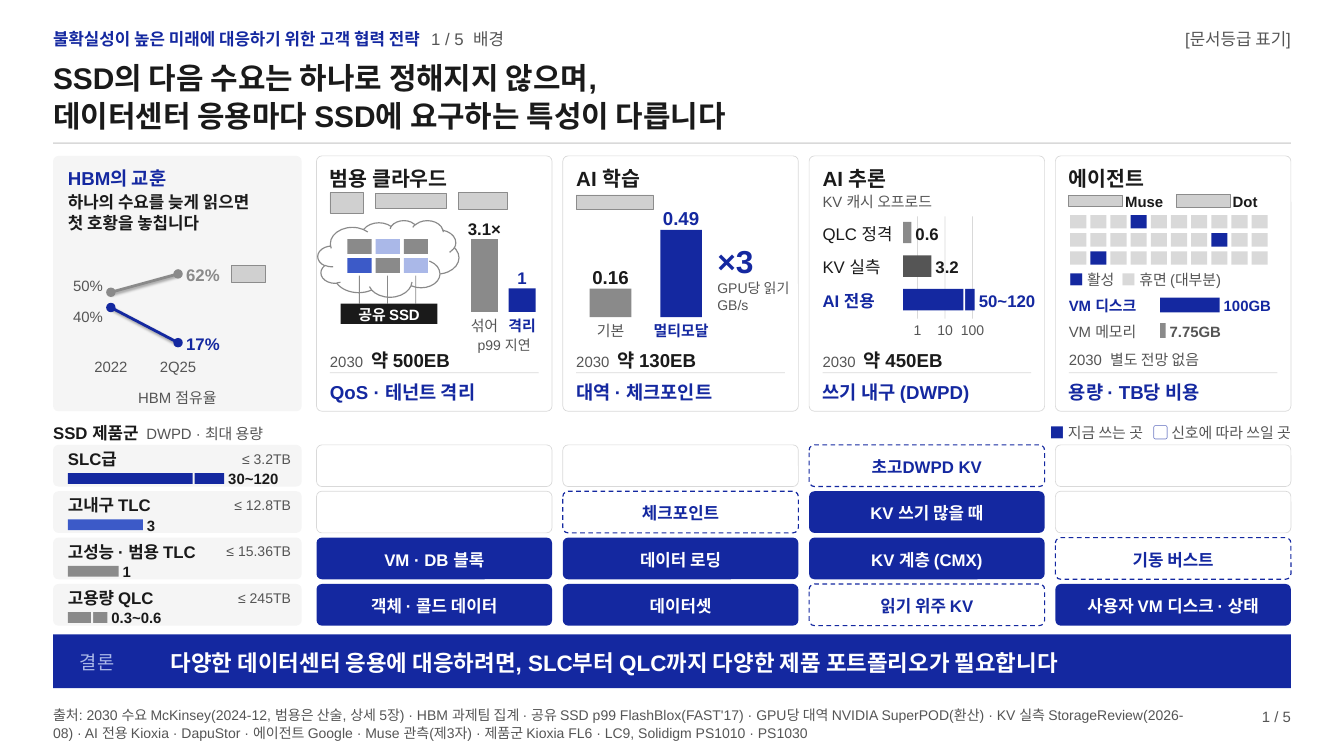
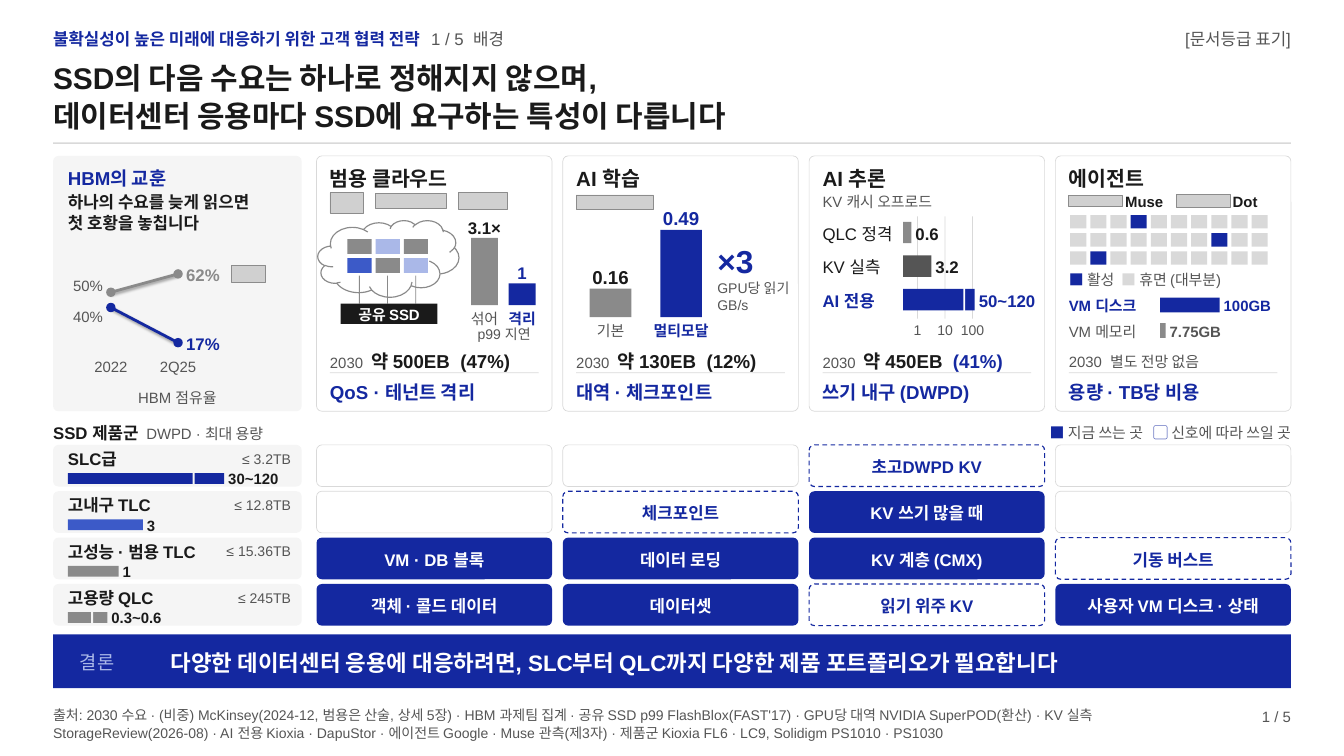
Before and after one commit to k31001/action-learning, a slide deck: slide 1 of outputs/presentation/ssd-future-ready-strategy.pptx. Drawn at 1344x756 pixels with LibreOffice and Linux fonts; fonts in the diff are those of the drawing; grey boxes stand for pictures; background and template pictures are left out. Boxes give left, top, right and bottom in pixels: in the first picture for what was removed or moved away, otherwise in the second. Text is boxed around its words. In the diff, an @@ line names an element or a change of style, - is before the commit and + after.

```diff
--- a/outputs/presentation/ssd-future-ready-strategy.pptx
+++ b/outputs/presentation/ssd-future-ready-strategy.pptx
@@ rectangle: place and size @@
-rectangle at [471,239,498,312]
+rectangle at [471,238,498,305]
@@ 3 texts, 1 rectangle: place and size @@
-3 texts, 1 rectangle at [471,272,536,333]
+3 texts, 1 rectangle at [471,267,536,329]
@@ text "p99 지연": place and size @@
-text "p99 지연" at [478,338,531,353]
+text "p99 지연" at [478,325,531,342]
@@ text at [330,352,510,372]: text changed @@
-2030 약 500EB
+2030 약 500EB (47%)
@@ text at [576,352,757,372]: text changed @@
-2030 약 130EB
+2030 약 130EB (12%)
@@ text at [823,352,1003,372]: text changed @@
-2030 약 450EB
+2030 약 450EB (41%)
@@ text at [53,708,1093,741]: text changed @@
-출처: 2030 수요 McKinsey(2024-12, 범용은 산술, 상세 5장) · HBM 과제팀 집계 · 공유 SSD p99 FlashBlox(FAST'17) · GPU당 대역 NVIDIA SuperPOD(환산) · KV 실측 StorageReview(2026-08) · AI 전용 Kioxia · DapuStor · 에이전트 Google · Muse 관측(제3자) · 제품군 Kioxia FL6 · LC9, Solidigm PS1010 · PS1030
+출처: 2030 수요 · (비중) McKinsey(2024-12, 범용은 산술, 상세 5장) · HBM 과제팀 집계 · 공유 SSD p99 FlashBlox(FAST'17) · GPU당 대역 NVIDIA SuperPOD(환산) · KV 실측 StorageReview(2026-08) · AI 전용 Kioxia · DapuStor · 에이전트 Google · Muse 관측(제3자) · 제품군 Kioxia FL6 · LC9, Solidigm PS1010 · PS1030
```
Also in this commit, not shown: 6 other files.
